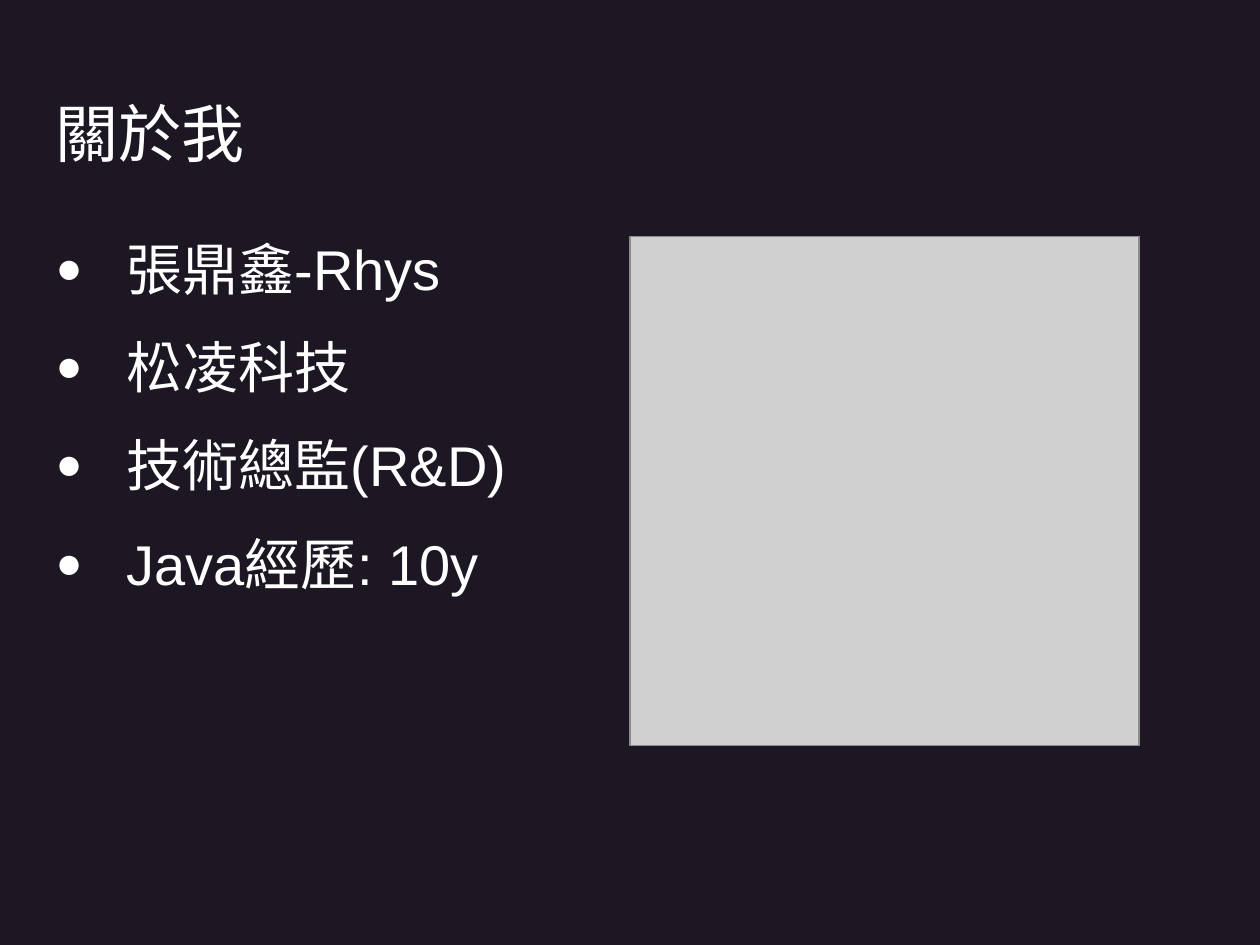
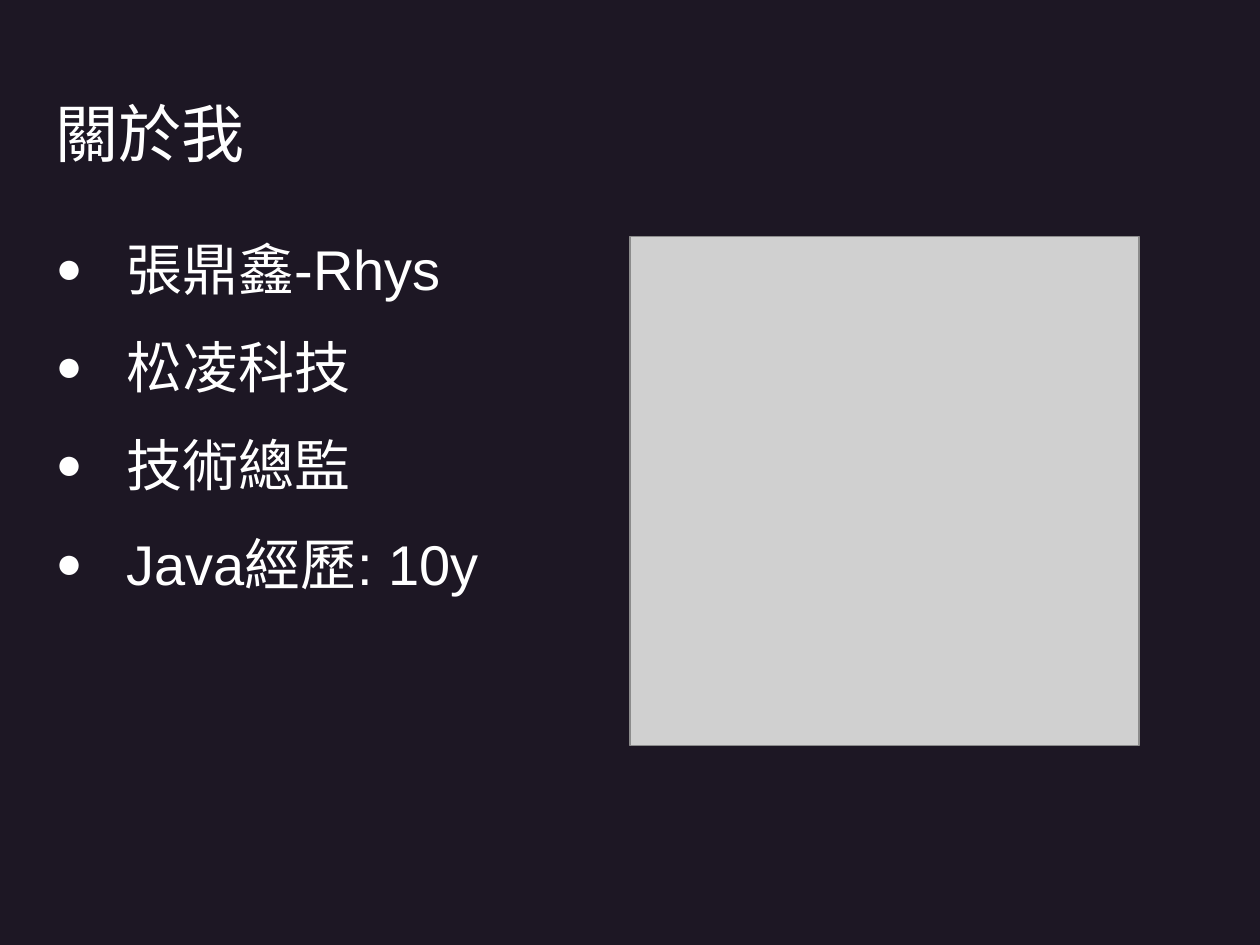
Before and after one commit to Sevenflanks/jcconf-2024-sso-flow-demo, a slide deck: slide 3 of JCC24_slide_Rhys.pptx. Drawn at 1260x945 pixels with LibreOffice and Linux fonts; fonts in the diff are those of the drawing; grey boxes stand for pictures; background and template pictures are left out. Boxes give left, top, right and bottom in pixels: in the first picture for what was removed or moved away, otherwise in the second. Text is boxed around its words. In the diff, an @@ line names an element or a change of style, - is before the commit and + after.

```diff
--- a/JCC24_slide_Rhys.pptx
+++ b/JCC24_slide_Rhys.pptx
@@ text at (126, 438, 350, 491): text changed @@
-● 技術總監(R&D)
+● 技術總監
```
Also in this commit, not shown: 8 other slides changed, 3 slides added.
